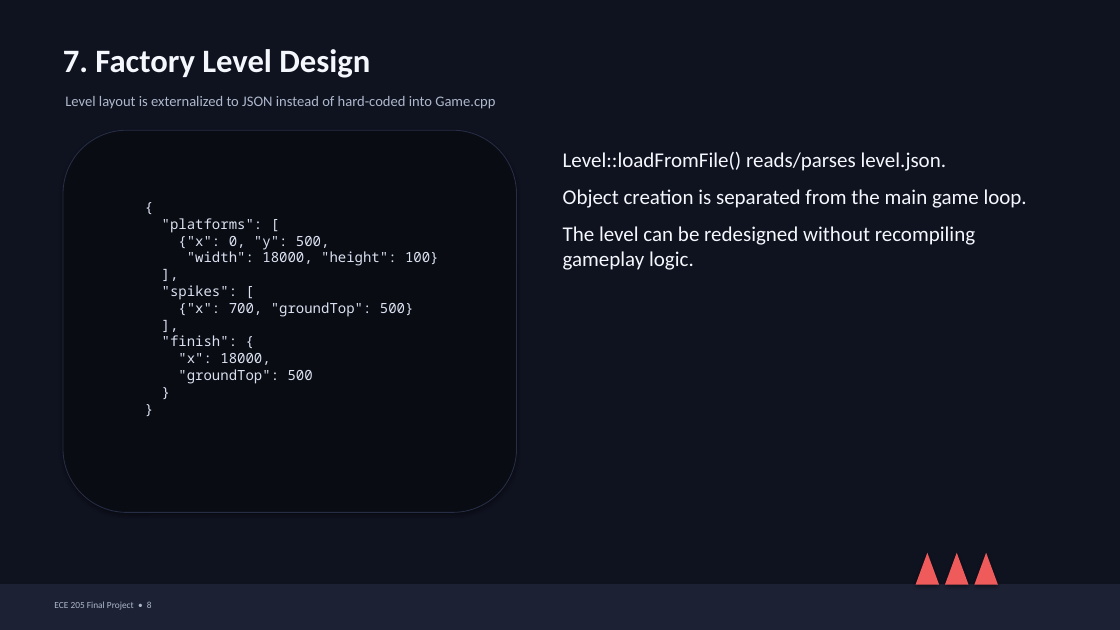
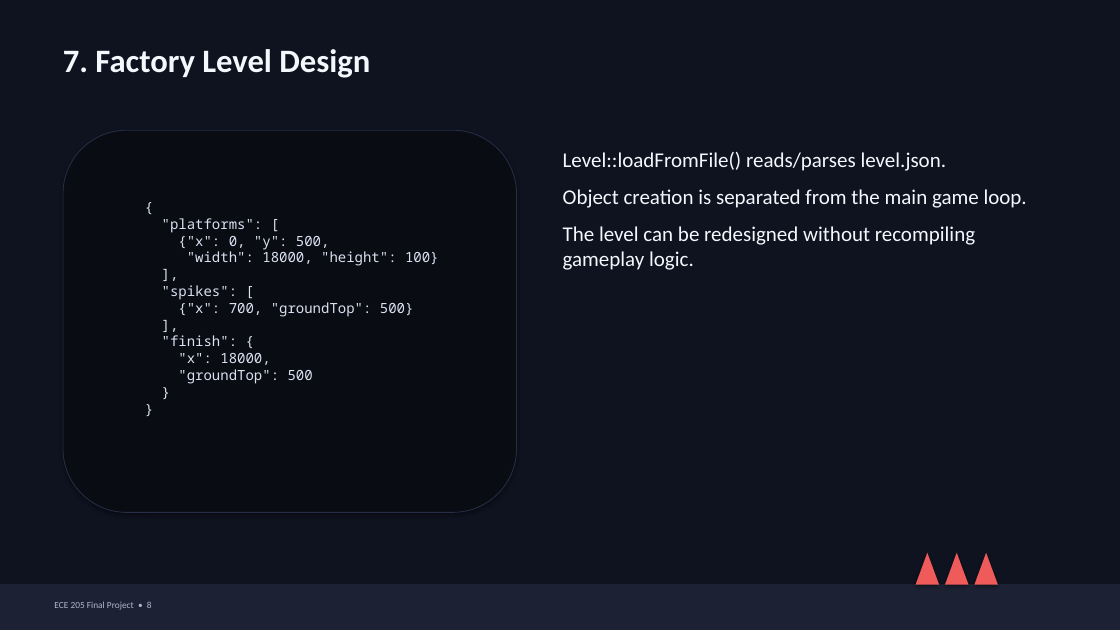
Before and after one commit to tpalam/ECE205SUM26FP, a slide deck: slide 8 of Tyler_Final_Presentation.pptx. Drawn at 1120x630 pixels with LibreOffice and Linux fonts; fonts in the diff are those of the drawing. Boxes give left, top, right and bottom in pixels: in the first picture for what was removed or moved away, otherwise in the second. Text is boxed around its words. In the diff, an @@ line names an element or a change of style, - is before the commit and + after.

```diff
--- a/Tyler_Final_Presentation.pptx
+++ b/Tyler_Final_Presentation.pptx
@@ text removed at [65, 96, 495, 109] @@
-Level layout is externalized to JSON instead of hard-coded into Game.cpp
```
Also in this commit, not shown: 1 other slide changed, 1 other file.
